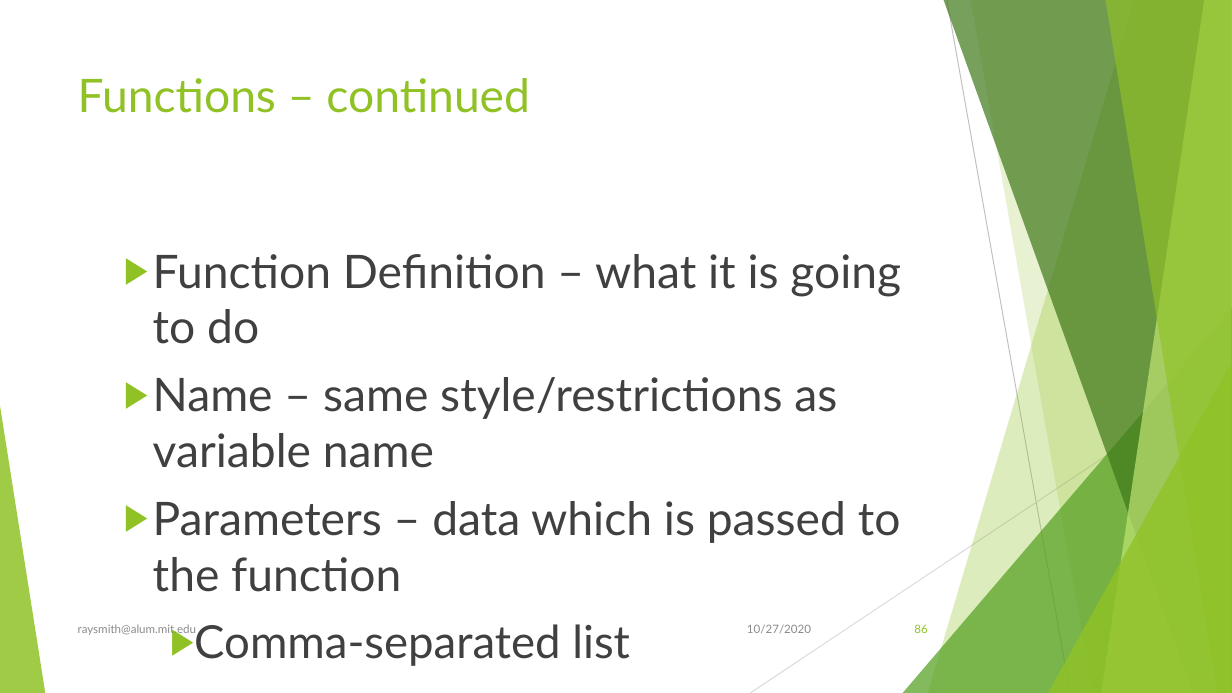
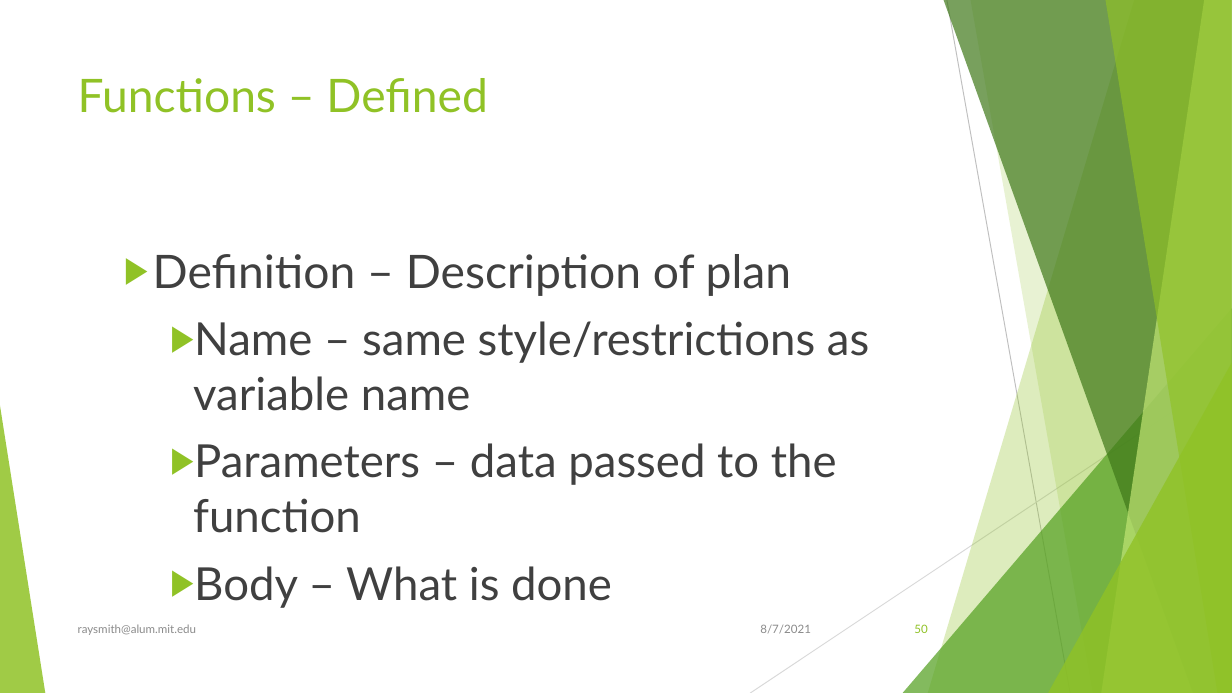
Before and after one commit to raysmith619/Introduction-To-Programming, a slide deck: slide 50 of Docs/Introduction to Proramming Using Python.pptx (slide 86 before the commit). Drawn at 1232x693 pixels with LibreOffice and Linux fonts; fonts in the diff are those of the drawing. Boxes give left, top, right and bottom in pixels: in the first picture for what was removed or moved away, otherwise in the second. Text is boxed around its words. In the diff, an @@ line names an element or a change of style, - is before the commit and + after.

```diff
--- a/Docs/Introduction to Proramming Using Python.pptx
+++ b/Docs/Introduction to Proramming Using Python.pptx
@@ title at (78, 78, 487, 113): text changed @@
-Functions – continued
+Functions – Defined
@@ text at (153, 254, 791, 296): text changed @@
-  ▶ Function Definition – what it is going to do
+  ▶ Definition – Description of plan
@@ text at (193, 321, 869, 411): size 36 to 35.5 pt in "Name – same style/restrictions as variable name"; list level 2 to 3 in "Name – same style/restrictions as ..." @@
@@ text at (193, 443, 837, 608): text changed; size 36 to 35.5 pt @@
-  ▶ Parameters – data which is passed to the function
-    ▶ Comma-separated list
+    ▶ Parameters – data passed to the function
+    ▶ Body – What is done
@@ text at (760, 624, 811, 634): text changed @@
-10/27/2020
+8/7/2021
@@ page number at (914, 624, 927, 633): text changed @@
-86
+50
```
Also in this commit, not shown: 122 other slides changed, 19 slides added, 7 slides removed, 17 other files.
